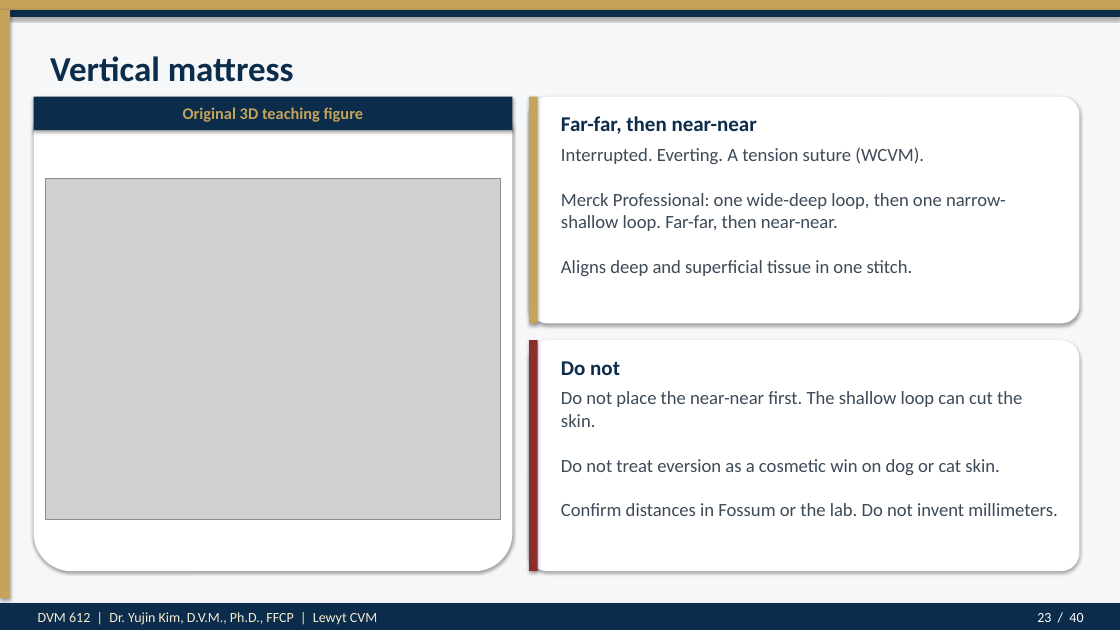
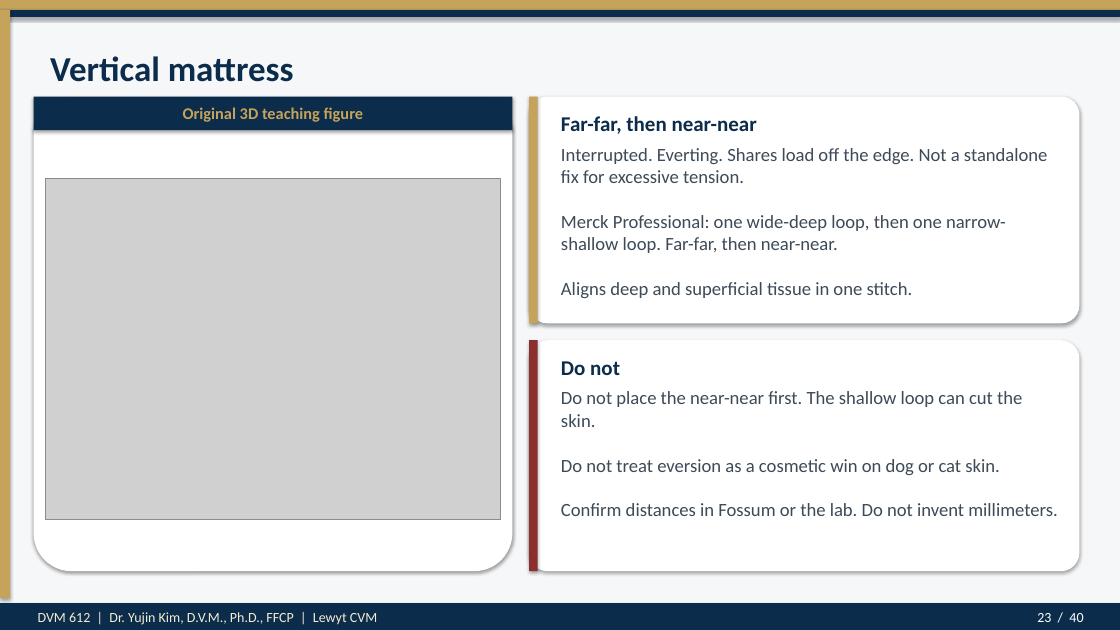
Before and after one commit to drkimvet/happycare, a slide deck: slide 23 of lectures/DVM-612_Week7_Suture_Patterns_Closures.pptx. Drawn at 1120x630 pixels with LibreOffice and Linux fonts; fonts in the diff are those of the drawing; grey boxes stand for pictures. Boxes give left, top, right and bottom in pixels: in the first picture for what was removed or moved away, otherwise in the second. Text is boxed around its words. In the diff, an @@ line names an element or a change of style, - is before the commit and + after.

```diff
--- a/lectures/DVM-612_Week7_Suture_Patterns_Closures.pptx
+++ b/lectures/DVM-612_Week7_Suture_Patterns_Closures.pptx
@@ text at box(561, 148, 1048, 298): text changed @@
-Interrupted. Everting. A tension suture (WCVM).
-Merck Professional: one wide-deep loop, then one narrow-shallow loop. Far-far, then near-near.
-Aligns deep and superficial tissue in one stitch.
+Interrupted. Everting. Shares load off the edge. Not a standalone fix for excessive tension.
+Merck Professional: one wide-deep loop, then one narrow-shallow loop. Far-far, then near-near.
+Aligns deep and superficial tissue in one stitch.
```
Also in this commit, not shown: 7 other slides changed, 2 other files.
